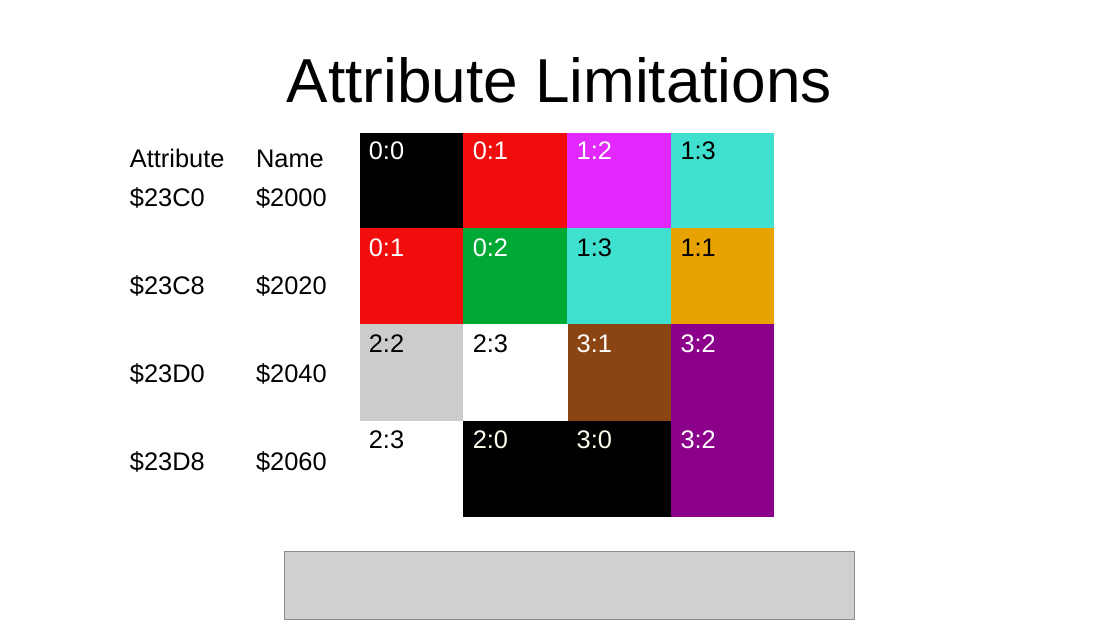
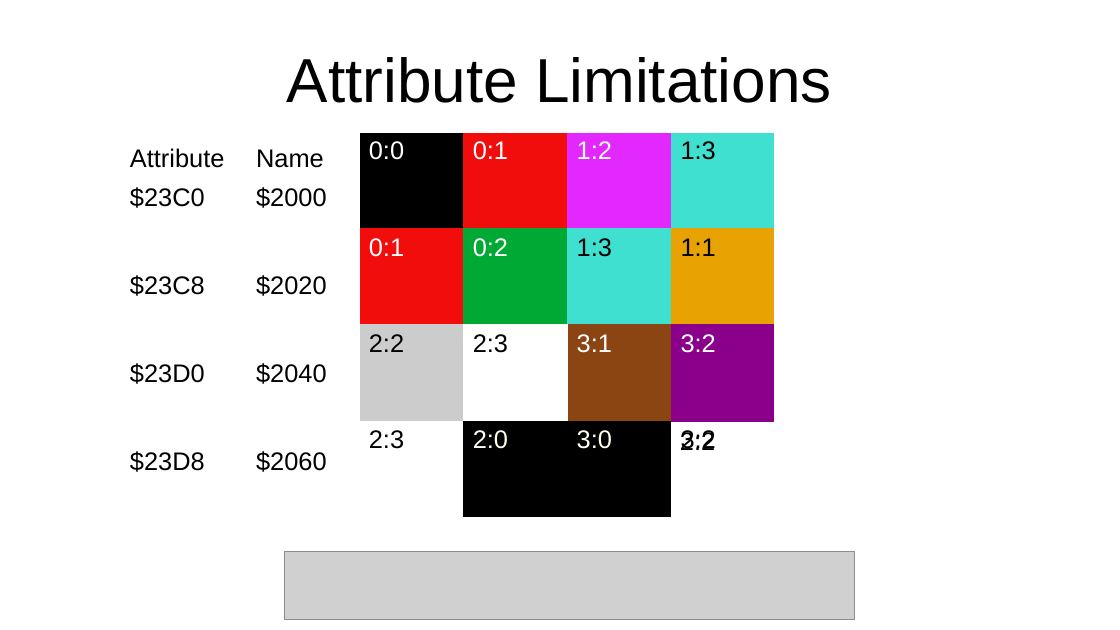
Before and after one commit to SlithyMatt/multi-mandlebrot, a slide deck: slide 6 of slides/slithyvlogs20.odp. Drawn at 1120x630 pixels with LibreOffice and Linux fonts; fonts in the diff are those of the drawing; grey boxes stand for pictures. Boxes give left, top, right and bottom in pixels: in the first picture for what was removed or moved away, otherwise in the second. Text is boxed around its words. In the diff, an @@ line names an element or a change of style, - is before the commit and + after.

```diff
--- a/slides/slithyvlogs20.odp
+++ b/slides/slithyvlogs20.odp
@@ table at [358, 133, 772, 518] @@
@@ fill #CCCCCC to none in row 4, column 4 @@
@@ table at [359, 132, 773, 517] @@
@@ fill #8B008B to none in row 4, column 4 @@
@@ text colour #FFFFFF to #000000 in "3:2" @@
```
Also in this commit, not shown: 1 other slide changed, 1 slide added.
